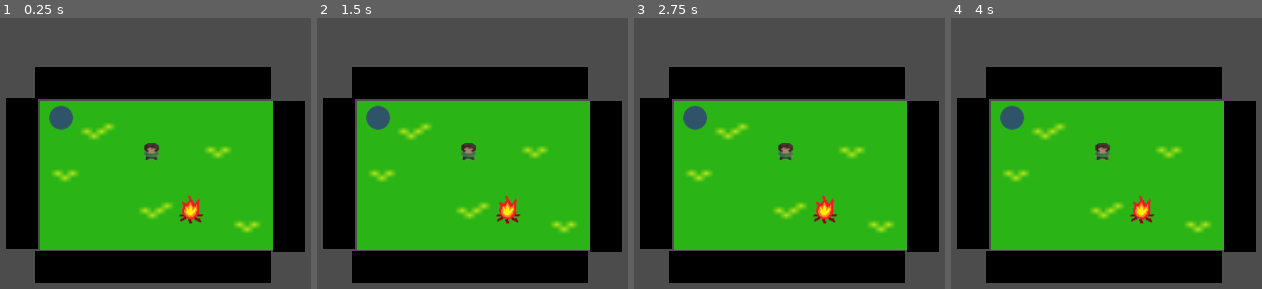
Above: before the commit, frames 1-4 (left to right).
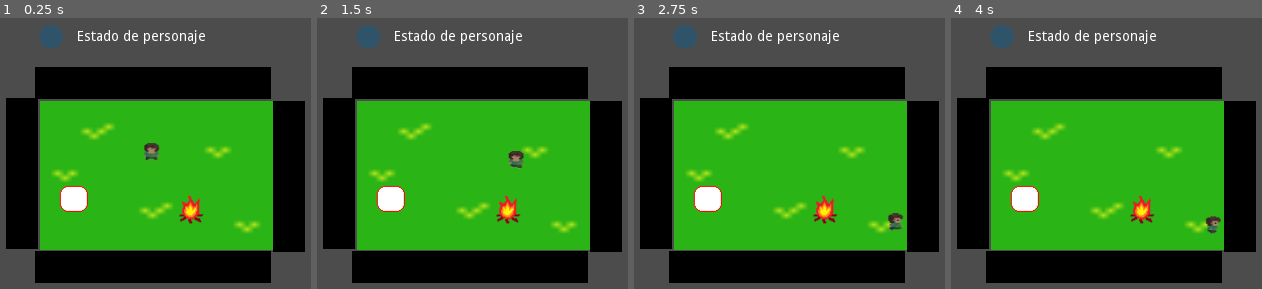
Above: after the commit, the same moments.

Repository: keyWorlds/fullOfStars
Game: Godot game, scene res://Mundo.tscn
The game is run twice, just before and just after one commit, with the same random seed, the same clock (stepped at 60 frames per second) and the same inputs.
Inputs:
- Up to frame 1 (0.25 s): no input
- Up to frame 2 (1.5 s): tap Enter at 0.5 s; hold Right (ui_right) 0.53-1.28 s; tap Space at 1.25 s; hold Down (ui_down) from 1.28 s (still down)
- Up to frame 3 (2.75 s): release Down (ui_down) at 2.03 s; hold Right (ui_right) from 2.03 s (still down)
- Up to frame 4 (4 s): tap Enter at 2.75 s; release Right (ui_right) at 2.78 s; hold Up (ui_up) 2.78-3.53 s; tap Space at 3.5 s; hold Left (ui_left) from 3.53 s (still down)

The runs differ from the first frame. In frame 1, 2.5% of the frame differs, in the area x 12-66%, y 2-72%; in frame 2, 3.1%, in the area x 12-67%, y 2-72%; in frame 3, 3.1%; in frame 4, 3.0%.
Error before the commit: Parse Error: The identifier "puntosVida" isn't declared in the current scope. (res://scripts/playerController.gd:26)

Commit message:
pick ups!

Diff:
--- a/fullOfStars/Mundo.tscn
+++ b/fullOfStars/Mundo.tscn
@@ -7,28 +7,30 @@
 [ext_resource path="res://assets/sprite0_spr_player_down_strip6_3.png" type="Texture" id=5]
 [ext_resource path="res://assets/sprite0_spr_player_down_strip6_4.png" type="Texture" id=6]
 [ext_resource path="res://assets/sprite0_spr_player_down_strip6_5.png" type="Texture" id=7]
-[ext_resource path="res://assets/sprite2_spr_player_left_strip6_1.png" type="Texture" id=8]
-[ext_resource path="res://assets/sprite2_spr_player_left_strip6_2.png" type="Texture" id=9]
-[ext_resource path="res://assets/sprite2_spr_player_left_strip6_3.png" type="Texture" id=10]
-[ext_resource path="res://assets/sprite2_spr_player_left_strip6_4.png" type="Texture" id=11]
-[ext_resource path="res://assets/sprite2_spr_player_left_strip6_5.png" type="Texture" id=12]
-[ext_resource path="res://assets/sprite3_spr_player_up_strip6_0.png" type="Texture" id=13]
-[ext_resource path="res://assets/sprite1_spr_player_right_strip6_0.png" type="Texture" id=14]
-[ext_resource path="res://assets/sprite2_spr_player_left_strip6_0.png" type="Texture" id=15]
+[ext_resource path="res://assets/sprite3_spr_player_up_strip6_0.png" type="Texture" id=8]
+[ext_resource path="res://assets/sprite2_spr_player_left_strip6_0.png" type="Texture" id=9]
+[ext_resource path="res://assets/sprite1_spr_player_right_strip6_0.png" type="Texture" id=10]
+[ext_resource path="res://assets/sprite1_spr_player_right_strip6_1.png" type="Texture" id=11]
+[ext_resource path="res://assets/sprite1_spr_player_right_strip6_2.png" type="Texture" id=12]
+[ext_resource path="res://assets/sprite1_spr_player_right_strip6_3.png" type="Texture" id=13]
+[ext_resource path="res://assets/sprite1_spr_player_right_strip6_4.png" type="Texture" id=14]
+[ext_resource path="res://assets/sprite1_spr_player_right_strip6_5.png" type="Texture" id=15]
 [ext_resource path="res://assets/sprite3_spr_player_up_strip6_1.png" type="Texture" id=16]
 [ext_resource path="res://assets/sprite3_spr_player_up_strip6_2.png" type="Texture" id=17]
 [ext_resource path="res://assets/sprite3_spr_player_up_strip6_3.png" type="Texture" id=18]
 [ext_resource path="res://assets/sprite3_spr_player_up_strip6_4.png" type="Texture" id=19]
 [ext_resource path="res://assets/sprite3_spr_player_up_strip6_5.png" type="Texture" id=20]
-[ext_resource path="res://assets/sprite0_spr_player_down_strip6_0.png" type="Texture" id=21]
-[ext_resource path="res://assets/sprite1_spr_player_right_strip6_1.png" type="Texture" id=22]
-[ext_resource path="res://assets/sprite1_spr_player_right_strip6_2.png" type="Texture" id=23]
-[ext_resource path="res://assets/sprite1_spr_player_right_strip6_3.png" type="Texture" id=24]
-[ext_resource path="res://assets/sprite1_spr_player_right_strip6_4.png" type="Texture" id=25]
-[ext_resource path="res://assets/sprite1_spr_player_right_strip6_5.png" type="Texture" id=26]
+[ext_resource path="res://assets/sprite2_spr_player_left_strip6_1.png" type="Texture" id=21]
+[ext_resource path="res://assets/sprite2_spr_player_left_strip6_2.png" type="Texture" id=22]
+[ext_resource path="res://assets/sprite2_spr_player_left_strip6_3.png" type="Texture" id=23]
+[ext_resource path="res://assets/sprite2_spr_player_left_strip6_4.png" type="Texture" id=24]
+[ext_resource path="res://assets/sprite2_spr_player_left_strip6_5.png" type="Texture" id=25]
+[ext_resource path="res://assets/sprite0_spr_player_down_strip6_0.png" type="Texture" id=26]
 [ext_resource path="res://assets/spr_Obstaculo_0.png" type="Texture" id=27]
 [ext_resource path="res://assets/hoguera.png" type="Texture" id=28]
 [ext_resource path="res://assets/vida.png" type="Texture" id=29]
+[ext_resource path="res://PickUp.gd" type="Script" id=30]
+[ext_resource path="res://assets/sprite7_0.png" type="Texture" id=31]
 
 [sub_resource type="RectangleShape2D" id=1]
 
@@ -43,39 +45,39 @@
 "name": "correr_abajo",
 "speed": 5.0
 }, {
-"frames": [ ExtResource( 8 ), ExtResource( 9 ), ExtResource( 10 ), ExtResource( 11 ), ExtResource( 12 ) ],
+"frames": [ ExtResource( 8 ) ],
+"loop": true,
+"name": "idle_arriba",
+"speed": 5.0
+}, {
+"frames": [ ExtResource( 9 ) ],
+"loop": true,
+"name": "idle_izquierda",
+"speed": 5.0
+}, {
+"frames": [ ExtResource( 10 ) ],
+"loop": true,
+"name": "idle_derecha",
+"speed": 5.0
+}, {
+"frames": [ ExtResource( 11 ), ExtResource( 12 ), ExtResource( 13 ), ExtResource( 14 ), ExtResource( 15 ) ],
+"loop": true,
+"name": "correr_derecha",
+"speed": 5.0
+}, {
+"frames": [ ExtResource( 16 ), ExtResource( 17 ), ExtResource( 18 ), ExtResource( 19 ), ExtResource( 20 ) ],
+"loop": true,
+"name": "correr_arriba",
+"speed": 5.0
+}, {
+"frames": [ ExtResource( 21 ), ExtResource( 22 ), ExtResource( 23 ), ExtResource( 24 ), ExtResource( 25 ) ],
 "loop": true,
 "name": "correr_izquierda",
 "speed": 5.0
 }, {
-"frames": [ ExtResource( 13 ) ],
-"loop": true,
-"name": "idle_arriba",
-"speed": 5.0
-}, {
-"frames": [ ExtResource( 14 ) ],
-"loop": true,
-"name": "idle_derecha",
-"speed": 5.0
-}, {
-"frames": [ ExtResource( 15 ) ],
-"loop": true,
-"name": "idle_izquierda",
-"speed": 5.0
-}, {
-"frames": [ ExtResource( 16 ), ExtResource( 17 ), ExtResource( 18 ), ExtResource( 19 ), ExtResource( 20 ) ],
-"loop": true,
-"name": "correr_arriba",
-"speed": 5.0
-}, {
-"frames": [ ExtResource( 21 ) ],
+"frames": [ ExtResource( 26 ) ],
 "loop": true,
 "name": "idle_abajo",
-"speed": 5.0
-}, {
-"frames": [ ExtResource( 22 ), ExtResource( 23 ), ExtResource( 24 ), ExtResource( 25 ), ExtResource( 26 ) ],
-"loop": true,
-"name": "correr_derecha",
 "speed": 5.0
 } ]
 
@@ -88,6 +90,11 @@
 
 custom_solver_bias = 0.0
 extents = Vector2( 10, 10 )
+
+[sub_resource type="RectangleShape2D" id=5]
+
+custom_solver_bias = 0.0
+extents = Vector2( 13.9286, 10.045 )
 
 [node name="Mundo" type="Node" index="0"]
 
@@ -102,7 +109,9 @@
 scale = Vector2( 7.28125, 4.65625 )
 texture = ExtResource( 1 )
 
-[node name="Player" type="KinematicBody2D" parent="." index="1"]
+[node name="Player" type="KinematicBody2D" parent="." index="1" groups=[
+"Player",
+]]
 
 editor/display_folded = true
 position = Vector2( 287.107, 160.713 )
@@ -138,6 +147,7 @@
 
 [node name="Wall" type="StaticBody2D" parent="Walls" index="0"]
 
+editor/display_folded = true
 position = Vector2( 294.916, 92.3378 )
 scale = Vector2( 3.74404, 0.511719 )
 input_pickable = false
@@ -298,10 +308,10 @@
 anchor_top = 0.0
 anchor_right = 0.0
 anchor_bottom = 0.0
-margin_left = 214.0
-margin_top = 107.0
-margin_right = 340.0
-margin_bottom = 147.0
+margin_left = 213.0
+margin_top = 39.0
+margin_right = 378.0
+margin_bottom = 67.0
 rect_pivot_offset = Vector2( 0, 0 )
 rect_clip_content = true
 mouse_filter = 0
@@ -314,13 +324,39 @@
 percent_visible = 1.0
 meta_underlined = true
 tab_size = 4
-text = ""
+text = "Estado de personaje"
 scroll_active = true
 scroll_following = false
 selection_enabled = false
 override_selected_font_color = false
 
-[node name="vida" type="Sprite" parent="CanvasLayer" index="1"]
-
-position = Vector2( 197.143, 126.755 )
+[node name="ImgPuntosVida" type="Sprite" parent="CanvasLayer" index="1"]
+
+position = Vector2( 187.143, 45.755 )
 texture = ExtResource( 29 )
+
+[node name="Area2D" type="Area2D" parent="." index="5"]
+
+position = Vector2( 209.504, 208.75 )
+scale = Vector2( 0.406368, 0.414063 )
+input_pickable = true
+gravity_vec = Vector2( 0, 1 )
+gravity = 98.0
+linear_damp = 0.1
+angular_damp = 1.0
+audio_bus_override = false
+audio_bus_name = "Master"
+script = ExtResource( 30 )
+
+[node name="SpritePickUp" type="Sprite" parent="Area2D" index="0"]
+
+position = Vector2( 3.33496, -2.0325 )
+scale = Vector2( 2.46082, 2.41509 )
+texture = ExtResource( 31 )
+
+[node name="CollisionShape2D" type="CollisionShape2D" parent="Area2D" index="1"]
+
+position = Vector2( 1.83636, -1.84674 )
+rotation = -3.14159
+scale = Vector2( 1.78072, -2.31149 )
+shape = SubResource( 5 )
--- /dev/null
+++ b/fullOfStars/PickUp.gd
@@ -0,0 +1,14 @@
+extends Area2D
+
+func _ready():
+
+	pass
+
+func _physics_process(delta):
+
+	if get_overlapping_bodies().size() > 0:
+		for i in range (get_overlapping_bodies().size()):
+			if get_overlapping_bodies()[i].is_in_group("Player"):
+				#get_overlapping_bodies()[i].cambiarTexto("Has recogido algo")
+				queue_free()
+	pass
--- a/fullOfStars/scripts/playerController.gd
+++ b/fullOfStars/scripts/playerController.gd
@@ -12,7 +12,7 @@
 # Para GUI
 onready var nodoVida
 var nodoLabelInfo
-var puntosSalud
+var puntosVida
 
 func _ready():
 	movimiento = Vector2()
@@ -26,9 +26,11 @@
 	puntosVida = 12
 	nodoLabelInfo = Label.new()
 
+	set_process(true)
+
 	pass
 
-func _physics_process(delta):
+func _process(delta):
 
 	if Input.is_action_pressed("ui_left") and !is_on_wall():
 		movimiento.x = -velocidad
@@ -71,3 +73,7 @@
 			animacionElegida = "idle_derecha"
 
 	return animacionElegida
+
+func cambiarTexto (nuevoTexto):
+	nodoLabelInfo.text = nuevoTexto
+	pass
Not shown: 1 places in fullOfStars/Mundo.tscn that only renumber resources
